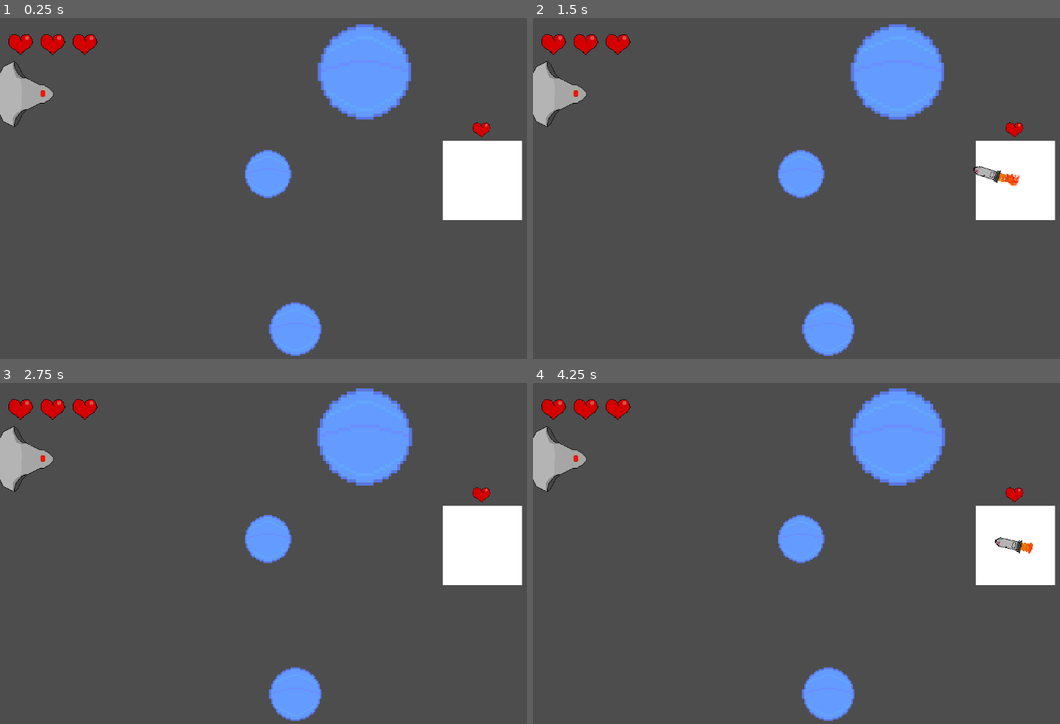
Above: before the commit, frames 1-4 (two rows, left to right).
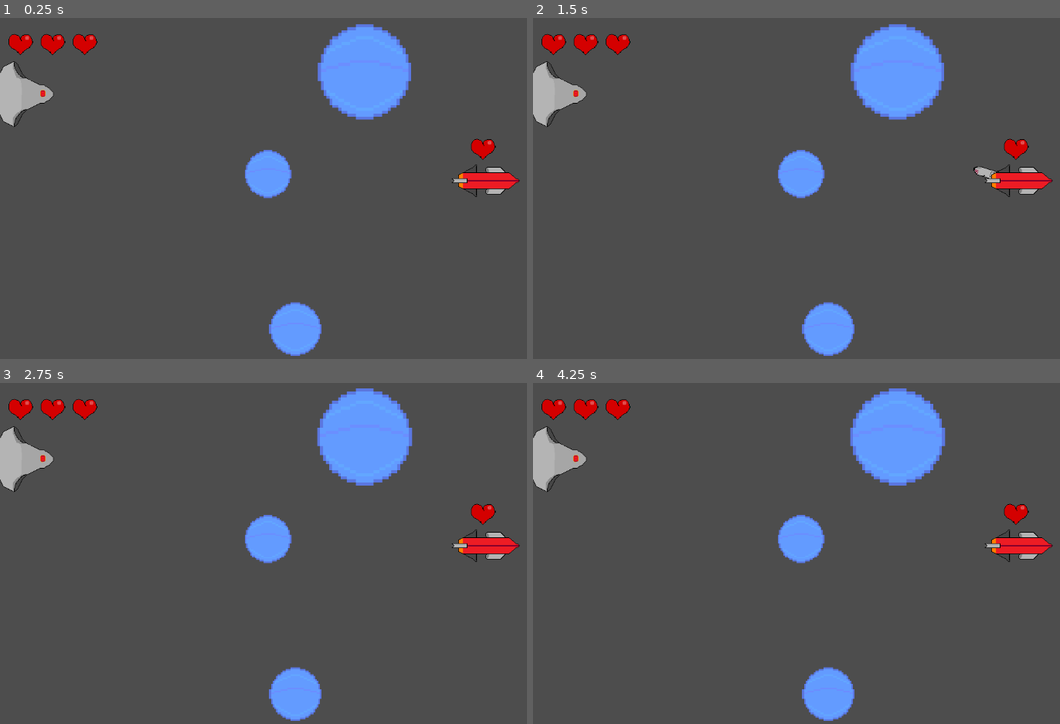
Above: after the commit, the same moments.

Repository: farkon00/GMTK2024
Game: Godot game, scene res://Main.tscn
Two runs of this game, one before a commit and one after it. Both use one fixed random seed, a clock stepped at 60 frames per second and the inputs below.
Inputs (mouse positions are in pixels of both pictures, inside the frame that each line leads up to):
- Up to frame 1 (0.25 s): no input
- Up to frame 2 (1.5 s): tap Enter at 0.5 s; move the mouse to (975, 168) at 0.52 s; click (975, 168) at 0.67 s; move the mouse to (717, 202) at 1.27 s; click (717, 202) at 1.42 s
- Up to frame 3 (2.75 s): move the mouse to (368, 475) at 2.02 s; click (368, 475) at 2.17 s
- Up to frame 4 (4.25 s): move the mouse to (812, 621) at 2.77 s; click (812, 621) at 2.92 s; tap Space at 3.5 s; move the mouse to (1028, 601) at 3.52 s; click (1028, 601) at 3.67 s

The runs differ from the first frame. In frame 1, 3.6% of the frame differs, in the area x 84-100%, y 30-60%; in frame 2, 3.5%; in frame 3, 3.6%; in frame 4, 3.6%.

Commit message:
Added a sprite for the enemy

Diff:
--- a/Main.tscn
+++ b/Main.tscn
@@ -6,15 +6,16 @@
 [ext_resource type="SpriteFrames" uid="uid://c61jd7iam04n3" path="res://Textures/Player/player_frames.tres" id="2_h6t5m"]
 [ext_resource type="Texture2D" uid="uid://d4b44hojwum0e" path="res://Textures/Laser/laser_red.png" id="3_alwoh"]
 [ext_resource type="Script" path="res://Scripts/GameManager.gd" id="4_0dhc0"]
+[ext_resource type="SpriteFrames" uid="uid://qye1wuwg5k82" path="res://Textures/EnemyShip/enemy_ship_frames.tres" id="5_lv5jn"]
 
 [sub_resource type="RectangleShape2D" id="RectangleShape2D_3hqci"]
 size = Vector2(67.8985, 40.0182)
 
 [sub_resource type="RectangleShape2D" id="RectangleShape2D_vt07k"]
-size = Vector2(39.7297, 40)
+size = Vector2(96, 31)
 
 [sub_resource type="RectangleShape2D" id="RectangleShape2D_00k54"]
-size = Vector2(39.6148, 40.0182)
+size = Vector2(96, 31)
 
 [sub_resource type="LabelSettings" id="LabelSettings_n6bjm"]
 font_size = 90
@@ -69,23 +70,21 @@
 texture = ExtResource("3_alwoh")
 
 [node name="EnemyShip" type="StaticBody2D" parent="."]
+z_index = 4
 position = Vector2(900, 314)
-scale = Vector2(3.7, 3.7)
 script = ExtResource("1_yvwe1")
 missile_launch_chance_second = 0.6
 initial_missile_timeout = 0.5
 initial_hearts_count = 1
 
 [node name="CollisionShape2D" type="CollisionShape2D" parent="EnemyShip"]
-position = Vector2(-0.135132, 0)
+position = Vector2(4, 0.5)
 shape = SubResource("RectangleShape2D_vt07k")
 
-[node name="ColorRect" type="ColorRect" parent="EnemyShip"]
-offset_left = -20.3097
-offset_top = -20.4007
-offset_right = 19.6903
-offset_bottom = 19.5993
-metadata/_edit_use_anchors_ = true
+[node name="AnimatedSprite2D" type="AnimatedSprite2D" parent="EnemyShip"]
+texture_filter = 3
+rotation = 1.5708
+sprite_frames = ExtResource("5_lv5jn")
 
 [node name="Hearts" type="Control" parent="EnemyShip"]
 layout_mode = 3
@@ -102,10 +101,10 @@
 anchor_top = -0.375
 anchor_right = 0.501
 anchor_bottom = -0.375
-offset_left = -19.9949
-offset_top = -5.5
-offset_right = 20.0051
-offset_bottom = 5.5
+offset_left = -70.9949
+offset_top = -60.4459
+offset_right = 73.0051
+offset_bottom = -4.44589
 grow_horizontal = 2
 grow_vertical = 2
 alignment = 1
@@ -113,7 +112,7 @@
 [node name="Area2D" type="Area2D" parent="EnemyShip"]
 
 [node name="CollisionShape2D" type="CollisionShape2D" parent="EnemyShip/Area2D"]
-position = Vector2(0.0910797, 0.0273132)
+position = Vector2(4, 0.5)
 shape = SubResource("RectangleShape2D_00k54")
 
 [node name="Planets" type="Node" parent="."]
--- /dev/null
+++ b/Textures/EnemyShip/enemy_ship_frames.tres
@@ -0,0 +1,14 @@
+[gd_resource type="SpriteFrames" load_steps=2 format=3 uid="uid://qye1wuwg5k82"]
+
+[ext_resource type="Texture2D" uid="uid://345hvstwk4wy" path="res://Textures/EnemyShip/EnemyShip1.png" id="1_mv4wx"]
+
+[resource]
+animations = [{
+"frames": [{
+"duration": 1.0,
+"texture": ExtResource("1_mv4wx")
+}],
+"loop": true,
+"name": &"default",
+"speed": 5.0
+}]
Not shown: 1 places in Main.tscn that only renumber resources
Binary file added: Textures/EnemyShip/EnemyShip1.png
Not shown, added: Textures/EnemyShip/EnemyShip1.png.import
